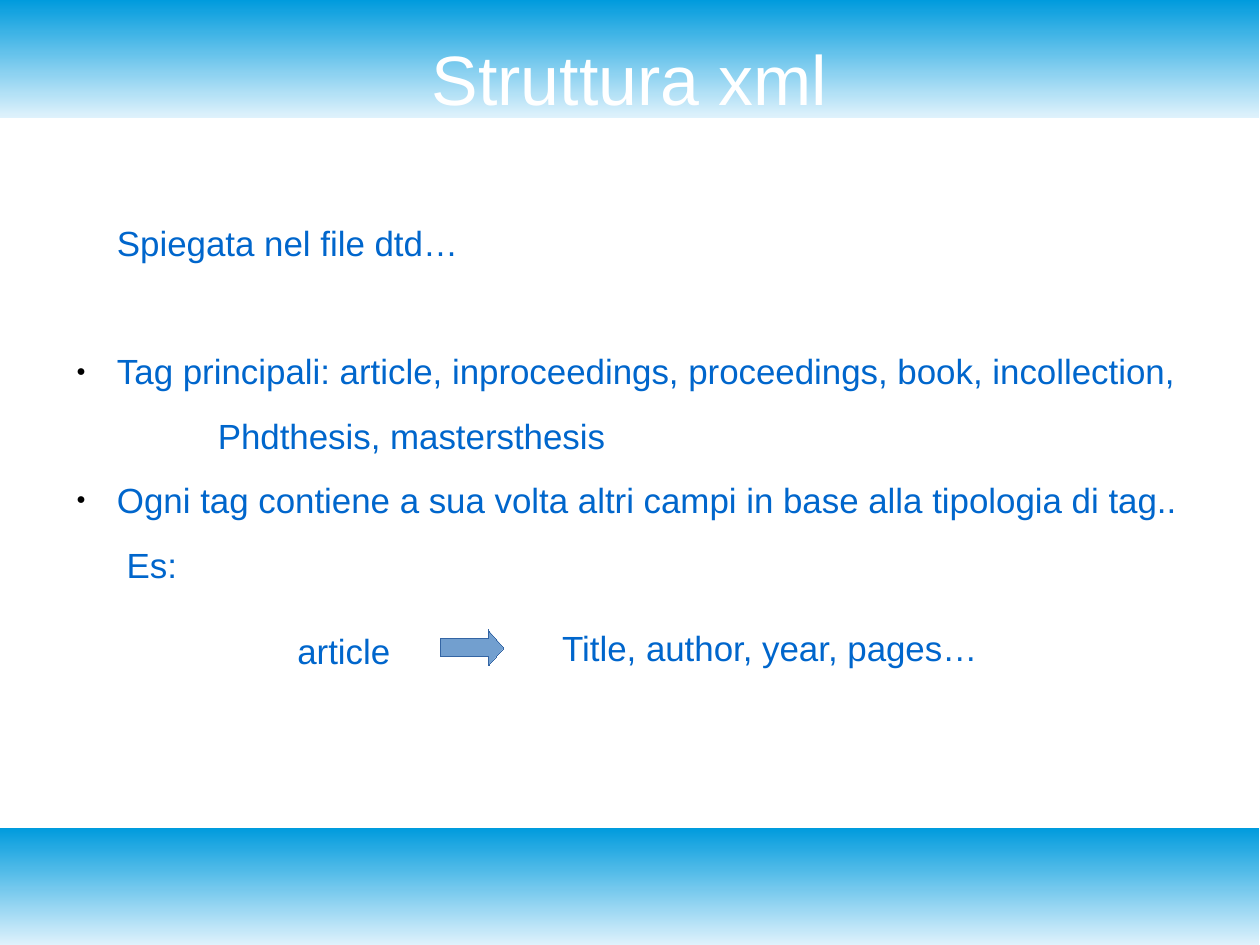
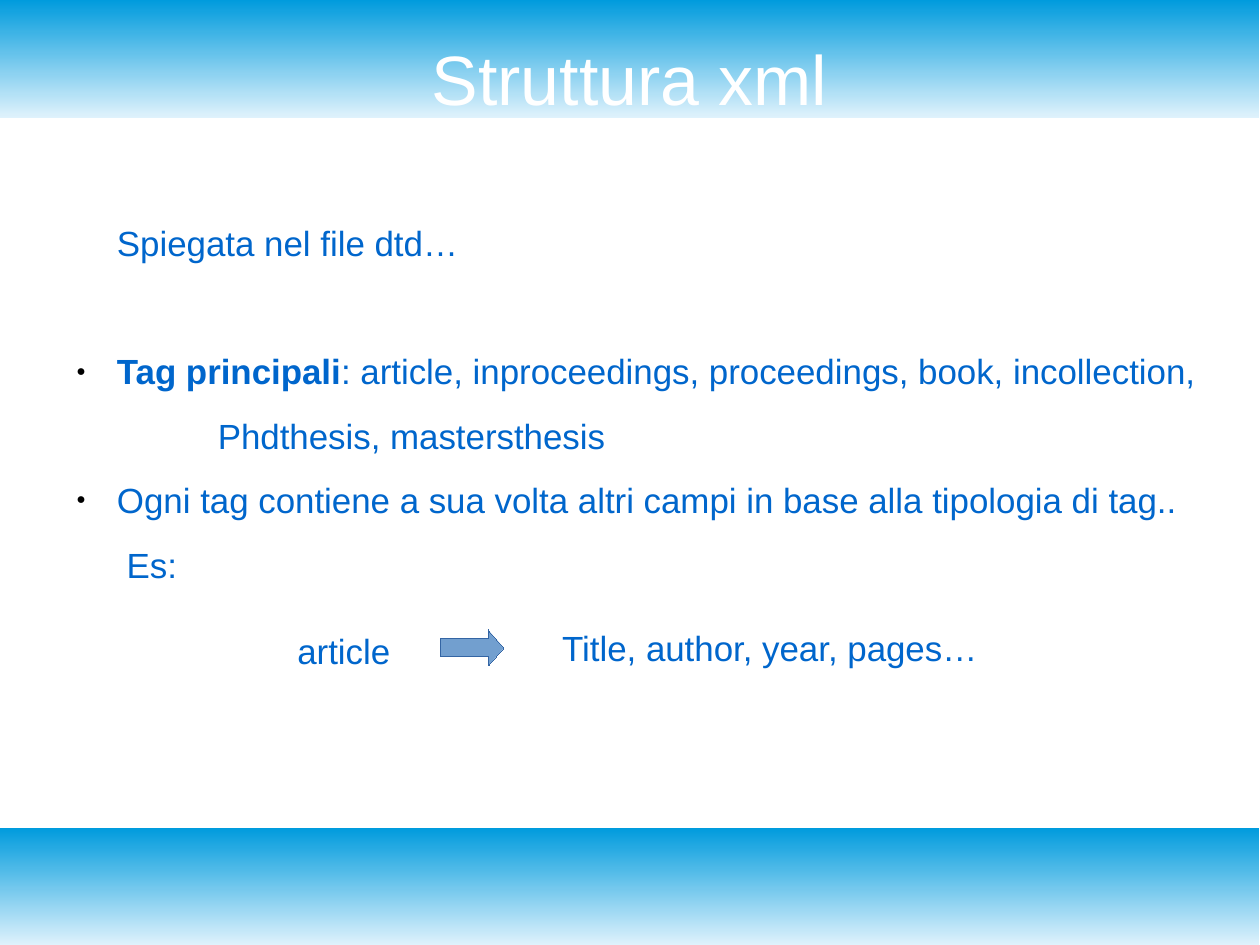
Before and after one commit to enrico404/SearchEngineForDblp, a slide deck: slide 5 of DocDblpSearchEngine.odp. Drawn at 1260x945 pixels with LibreOffice and Linux fonts; fonts in the diff are those of the drawing. Boxes give left, top, right and bottom in pixels: in the first picture for what was removed or moved away, otherwise in the second. Text is boxed around its words. In the diff, an @@ line names an element or a change of style, - is before the commit and + after.

```diff
--- a/DocDblpSearchEngine.odp
+++ b/DocDblpSearchEngine.odp
@@ text at <box>117,358,1195,391</box>: bold on in "Tag principali:" @@
```
Also in this commit, not shown: 12 other slides changed, 1 slide added, 1 other file.
